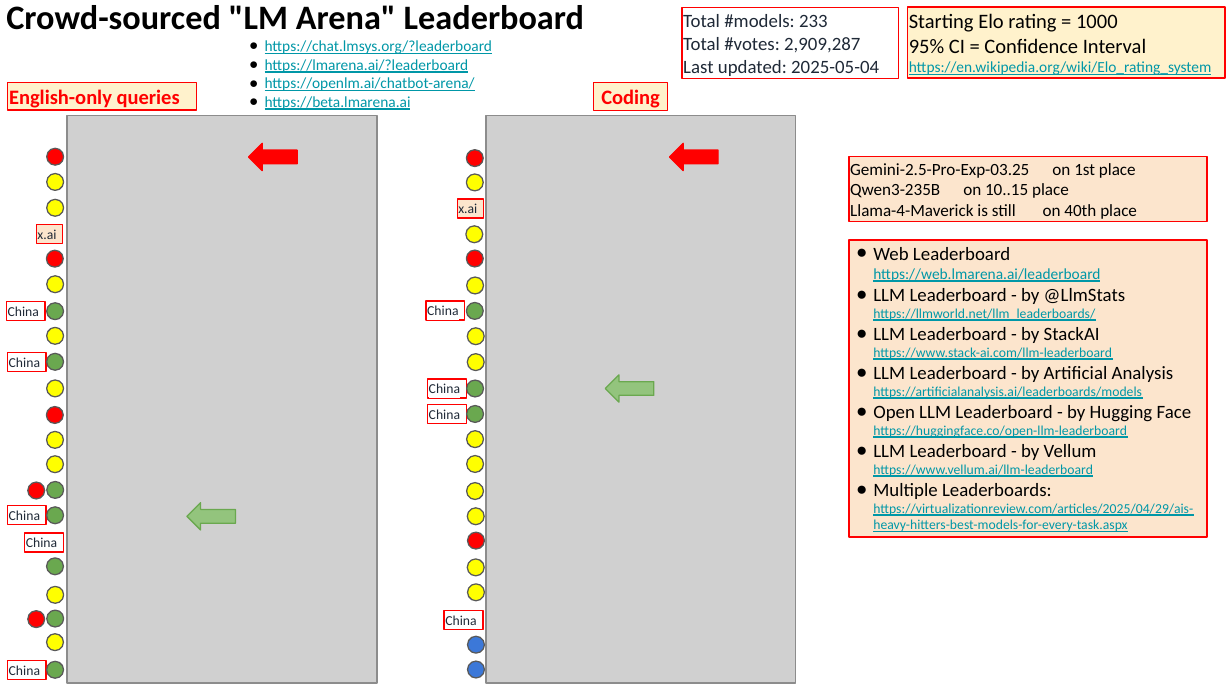
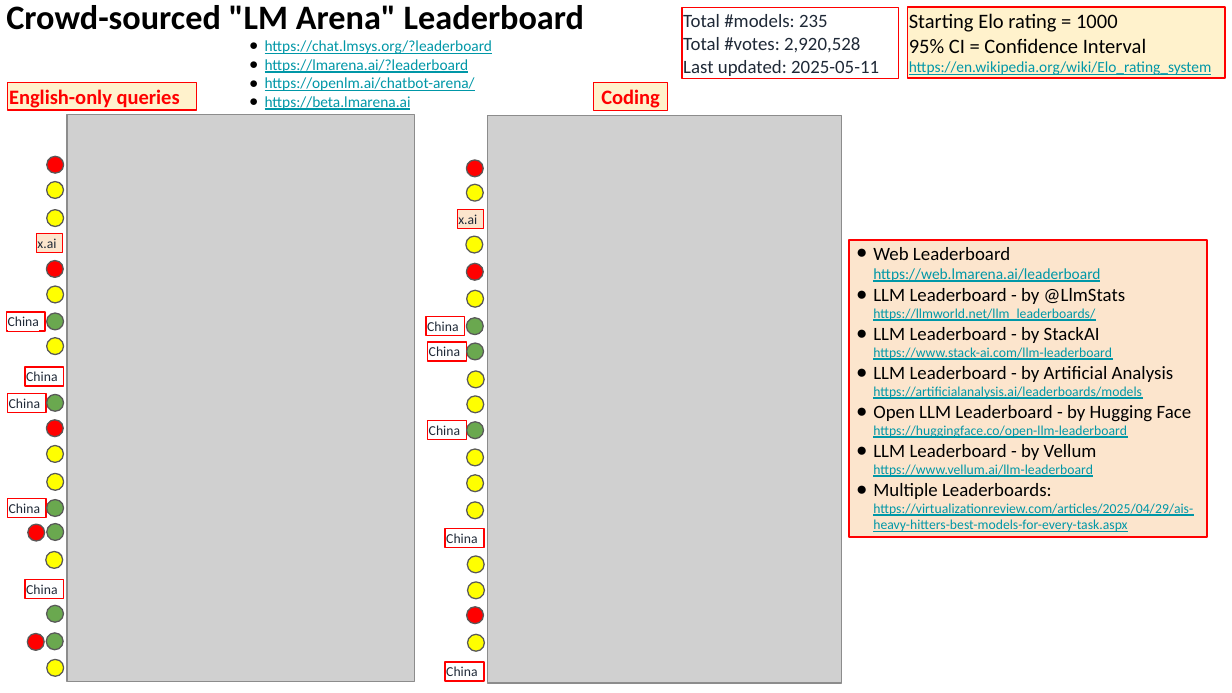
Before and after one commit to lselector/seminar, a slide deck: slide 16 of 2025/2025-05-16-AI-Updates.pptx. Drawn at 1232x693 pixels with LibreOffice and Linux fonts; fonts in the diff are those of the drawing; grey boxes stand for pictures. Boxes give left, top, right and bottom in pixels: in the first picture for what was removed or moved away, otherwise in the second. Text is boxed around its words. In the diff, an @@ line names an element or a change of style, - is before the commit and + after.

```diff
--- a/2025/2025-05-16-AI-Updates.pptx
+++ b/2025/2025-05-16-AI-Updates.pptx
@@ text in rectangle at bbox=[683, 14, 879, 76]: text changed @@
-Total #models: 233
-Total #votes: 2,909,287
-Last updated: 2025-05-04
+Total #models: 235
+Total #votes: 2,920,528
+Last updated: 2025-05-11
@@ picture: place and size @@
-picture at bbox=[67, 116, 377, 684]
+picture at bbox=[67, 115, 414, 683]
@@ picture: place and size @@
-picture at bbox=[485, 116, 796, 684]
+picture at bbox=[488, 116, 843, 684]
@@ left arrow removed at bbox=[249, 143, 297, 170] @@
@@ left arrow removed at bbox=[669, 143, 717, 170] @@
@@ rectangle removed at bbox=[849, 156, 1207, 222] @@
-Gemini-2.5-Pro-Exp-03.25 on 1st place
-Qwen3-235B on 10..15 place
-Llama-4-Maverick is still on 40th place
@@ ellipse: place and size @@
-ellipse at bbox=[47, 174, 64, 191]
+ellipse at bbox=[47, 181, 64, 198]
@@ 9 ellipses, 3 rectangles: place and size @@
-9 ellipses, 3 rectangles at bbox=[6, 148, 484, 345]
+9 ellipses, 3 rectangles at bbox=[6, 156, 484, 355]
@@ ellipse removed at bbox=[467, 328, 484, 345] @@
@@ ellipse: place and size @@
-ellipse at bbox=[467, 381, 484, 398]
+ellipse at bbox=[467, 342, 484, 360]
@@ rectangle "China": place and size @@
-rectangle "China" at bbox=[7, 352, 46, 371]
+rectangle "China" at bbox=[25, 367, 63, 386]
@@ ellipse removed at bbox=[47, 379, 64, 397] @@
@@ 6 ellipses, 2 rectangles: place and size @@
-6 ellipses, 2 rectangles at bbox=[47, 250, 484, 424]
+6 ellipses, 2 rectangles at bbox=[47, 264, 484, 439]
@@ left arrow removed at bbox=[605, 375, 653, 402] @@
@@ rectangle "China": place and size @@
-rectangle "China" at bbox=[7, 660, 46, 679]
+rectangle "China" at bbox=[7, 393, 46, 411]
@@ 3 ellipses, 1 rectangle: place and size @@
-3 ellipses, 1 rectangle at bbox=[47, 379, 484, 604]
+3 ellipses, 1 rectangle at bbox=[46, 342, 484, 569]
@@ 3 ellipses: place and size @@
-3 ellipses at bbox=[47, 456, 484, 500]
+3 ellipses at bbox=[47, 446, 484, 492]
@@ 4 ellipses, 1 rectangle: place and size @@
-4 ellipses, 1 rectangle at bbox=[7, 506, 484, 627]
+4 ellipses, 1 rectangle at bbox=[7, 499, 484, 622]
@@ ellipse removed at bbox=[47, 482, 64, 499] @@
@@ left arrow removed at bbox=[187, 503, 235, 530] @@
@@ 3 ellipses: place and size @@
-3 ellipses at bbox=[28, 354, 64, 499]
+3 ellipses at bbox=[28, 394, 64, 541]
@@ rectangle added at bbox=[445, 529, 484, 547], outline #FF0000 0.75 pt, 8 pt, text #1F2937 @@
+China
@@ rectangle "China": place and size @@
-rectangle "China" at bbox=[25, 533, 63, 552]
+rectangle "China" at bbox=[25, 579, 63, 598]
@@ ellipse: place and size @@
-ellipse at bbox=[468, 532, 485, 549]
+ellipse at bbox=[467, 607, 484, 625]
@@ ellipse: place and size @@
-ellipse at bbox=[28, 611, 46, 628]
+ellipse at bbox=[27, 633, 44, 650]
@@ ellipse: place and size @@
-ellipse at bbox=[47, 633, 64, 650]
+ellipse at bbox=[47, 659, 64, 676]
@@ ellipse: place and size @@
-ellipse at bbox=[47, 662, 64, 679]
+ellipse at bbox=[47, 633, 64, 650]
@@ ellipse at bbox=[468, 634, 485, 652]: fill #3C78D8 to #FFFF00 @@
@@ rectangle "China": place and size @@
-rectangle "China" at bbox=[444, 610, 483, 628]
+rectangle "China" at bbox=[445, 662, 484, 680]
@@ ellipse removed at bbox=[468, 662, 485, 679] @@
```
Also in this commit, not shown: 5 other slides changed, 1 slide added, 1 slide removed.
